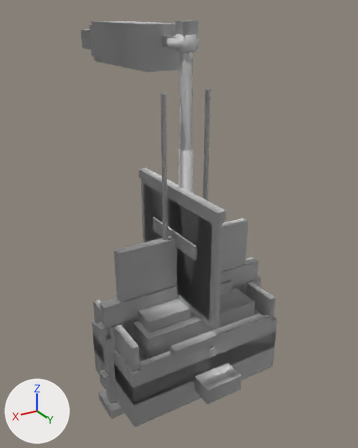
One commit to the FBX model game/Airside/Assets/Airside/Art/Models/Props/mdl_airfield_props_kit_authored_v01.fbx: the scene before it, then after it.
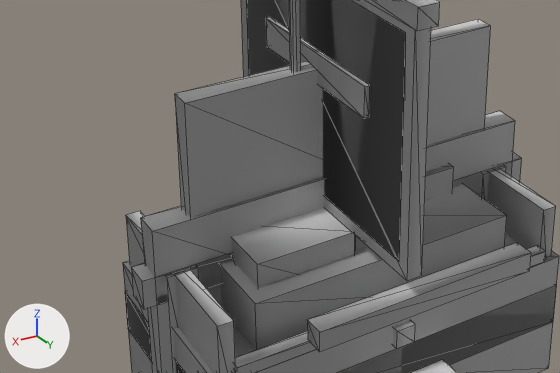
The first picture shows the older version from a 50 mm camera at (0.0205, 0.0331, 0.0332) aimed at (-0.0019, -0.0043, 0.0145). The close-ups show the older and then the newer version on the part from 11% to 78% of the width and 47% to 82% of the height of that picture. Only the edits that show in the close-ups are written down. Lighting does not change. The marker at lower left points along +X, +Y and +Z. The close-ups show mesh edges as thin lines. Where no turn or scale is listed for an object, it has been applied to the vertices.

Names of what the first close-up shows: 'baggage_dolly', 'barrier', 'dolly_bag_b', 'dolly_bed', 'dolly_cargo', 'dolly_handle', 'dolly_rail_l', 'dolly_rail_r', 'sign_board', 'sign_face', 'sign_glyph_bar', 'sign_reflector' and 10 more.
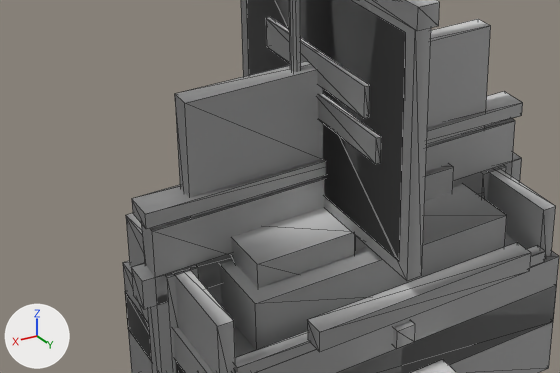
Patch to the scene script:
```diff
--- a/game/Airside/Assets/Airside/Art/Models/Props/mdl_airfield_props_kit_authored_v01.fbx.py
+++ b/game/Airside/Assets/Airside/Art/Models/Props/mdl_airfield_props_kit_authored_v01.fbx.py
@@ me_mesh_056 @@
+me_mesh_056.from_pydata(...)  # a box spanning x 0.0011..0.0013, y -0.00025..0.00425, z 0.0135..0.0145
+me_mesh_056.polygons.foreach_set('use_smooth', [True] * 12)
+me_mesh_056.materials.append(mat_defaultmaterial)  # light grey #cbcbcb
@@ me_mesh_057 @@
+me_mesh_057.from_pydata(...)  # a box spanning x -0.0082..0.0082, y -0.0006..0.0006, z 0.0112..0.0118
+me_mesh_057.polygons.foreach_set('use_smooth', [True] * 12)
+me_mesh_057.materials.append(mat_defaultmaterial)  # light grey #cbcbcb
@@ ob_sign_glyph_bar_b @@
+ob_sign_glyph_bar_b = bpy.data.objects.new('sign_glyph_bar_b', me_mesh_056)
+ob_sign_glyph_bar_b.location = (0.0, 0.0, 0.0)
@@ ob_barrier_top_cap @@
+ob_barrier_top_cap = bpy.data.objects.new('barrier_top_cap', me_mesh_057)
+ob_barrier_top_cap.location = (0.0, 0.0, 0.0)
```

What differs and where, as boxes [x1, y1, x2, y2] in the close-ups (560 x 373 px):
'barrier_top_cap', added: after [132, 92, 523, 229]
'sign_glyph_bar_b', added: after [318, 93, 381, 164]
